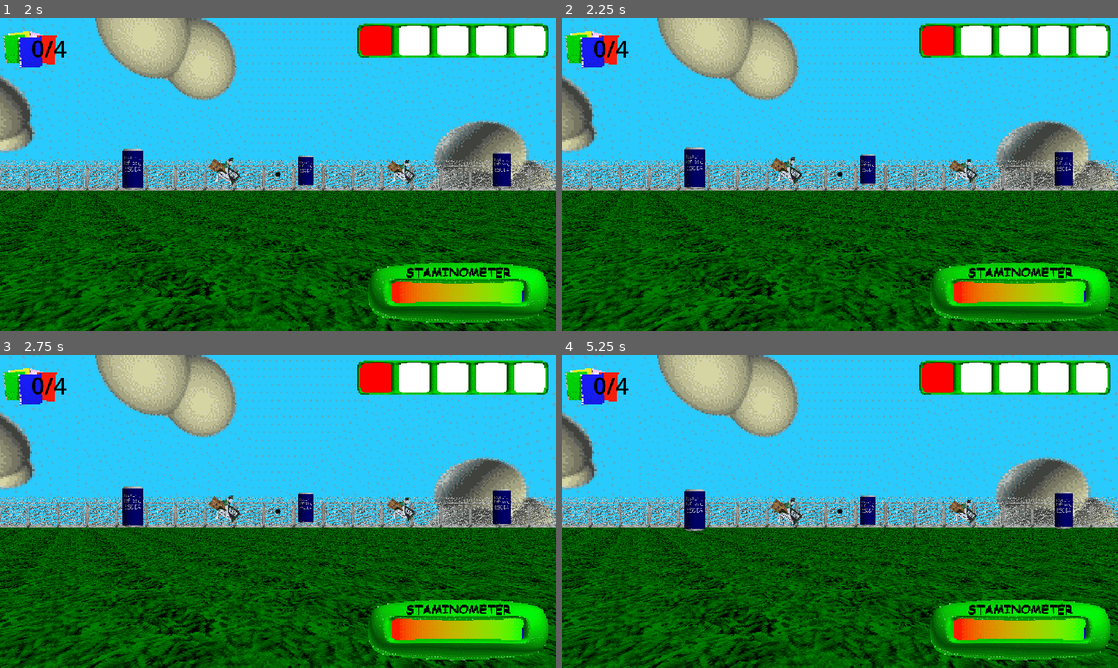
Above: before the commit, frames 1-4 (two rows, left to right).
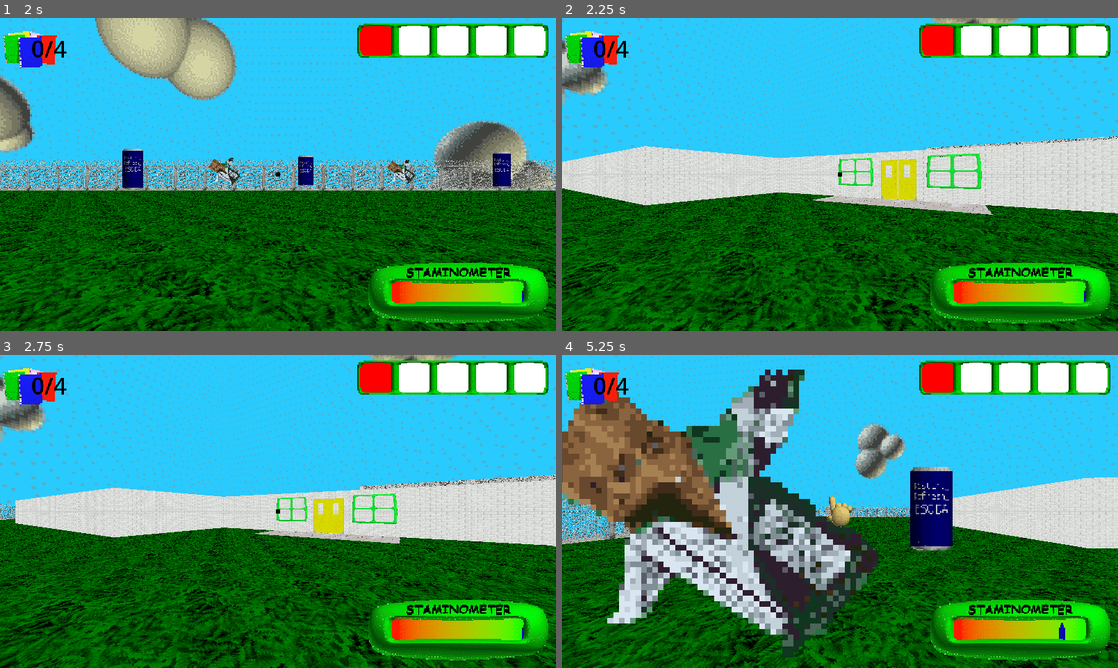
Above: after the commit, the same moments.

Repository: SalticHash/BaldiOnline2
Game: Godot game, scene res://multiplayer/multiplayer.tscn
Two runs of this game, one before a commit and one after it. Both use one fixed random seed, a clock stepped at 60 frames per second and the inputs below.
Inputs (mouse positions are in pixels of both pictures, inside the frame that each line leads up to):
- Up to frame 1 (2 s): tap Enter at 0.5 s; move the mouse to (400, 158) at 0.52 s; hold D (right) 0.53-1.25 s; click (400, 158) at 0.6 s; click "Host" at 1.25 s
- Up to frame 2 (2.25 s): move the mouse to (728, 190) at 2.02 s; hold S (backward) from 2.03 s (still down); tap Space (flip) at 2.1 s; click (728, 190) at 2.17 s
- Up to frame 3 (2.75 s): keep holding S (backward)
- Up to frame 4 (5.25 s): move the mouse to (895, 442) at 2.77 s; release S (backward) at 2.78 s; hold D (right) 2.78-3.53 s; hold Shift (run) 2.78-3.53 s; click (895, 442) at 2.92 s; move the mouse to (812, 574) at 3.52 s; hold W (forward) 3.53-4.28 s; tap Mouse wheel down (scroll_down) at 3.6 s; click (812, 574) at 3.67 s; move the mouse to (1006, 558) at 4.27 s; hold A (left) from 4.28 s (still down); tap Mouse wheel up (scroll_up) at 4.35 s; click (1006, 558) at 4.42 s; move the mouse to (673, 464) at 5.02 s; tap Alt at 5.1 s; click (673, 464) at 5.17 s

Frame 1 is identical in both runs. In frame 2, 48% of the frame differs, in the area x 0-100%, y 0-100%; in frame 3, 46%; in frame 4, 58%.
Error in both runs: Out of bounds get index '0' (on base: 'PackedStringArray') (res://multiplayer/multiplayer.gd:6)

Commit message:
changes

Diff:
--- a/characters/baldi/baldi.tscn
+++ b/characters/baldi/baldi.tscn
@@ -80,7 +80,6 @@
 
 [node name="SlapSound" type="AudioStreamPlayer3D" parent="." index="3" unique_id=1249167152]
 stream = ExtResource("8_8irye")
-volume_db = -30.0
 
 [node name="InputSync" type="MultiplayerSynchronizer" parent="." index="5" unique_id=880549000]
 replication_config = SubResource("SceneReplicationConfig_ae1l2")
--- a/characters/base/input_sync.gd
+++ b/characters/base/input_sync.gd
@@ -5,6 +5,7 @@
 const DPI: float = 0.01
 
 func _ready() -> void:
+	Input.mouse_mode = Input.MOUSE_MODE_CAPTURED
 	if !is_multiplayer_authority():
 		process_mode = Node.PROCESS_MODE_DISABLED
 		return
--- a/multiplayer/multiplayer.gd
+++ b/multiplayer/multiplayer.gd
@@ -4,6 +4,7 @@
 
 func _ready() -> void:
 	$UI/Net/Options/Remote.text = IP.get_local_addresses()[0]
+	print(IP.get_local_addresses())
 
 func start_game():
 	var game = preload("res://level/map1.tscn").instantiate()
